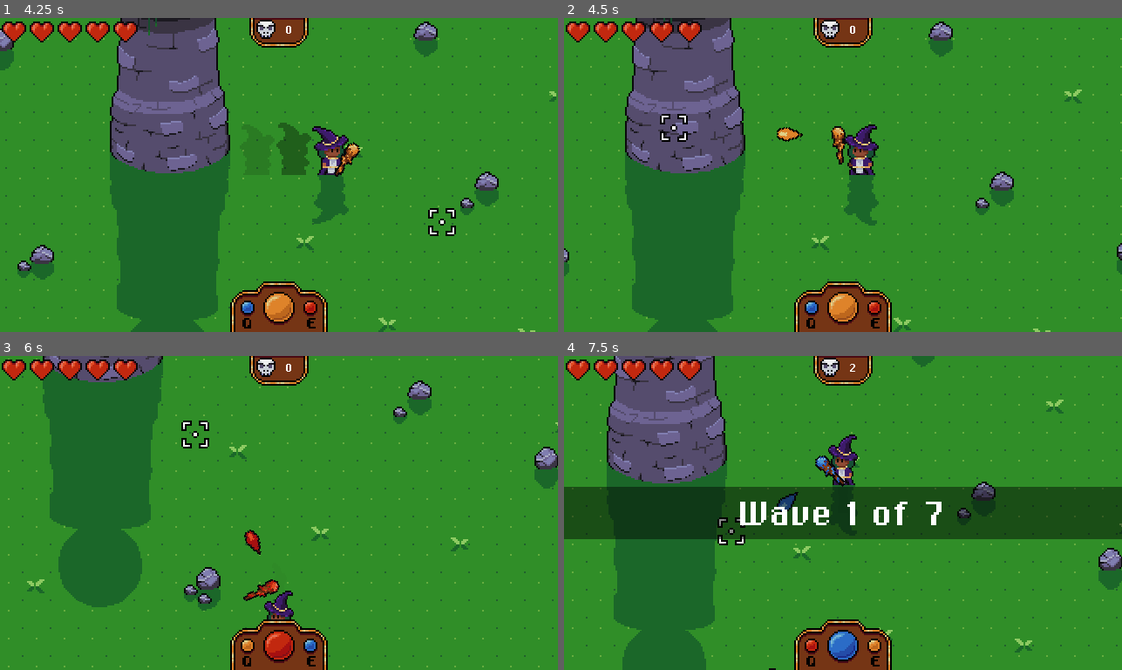
Above: before the commit, frames 1-4 (two rows, left to right).
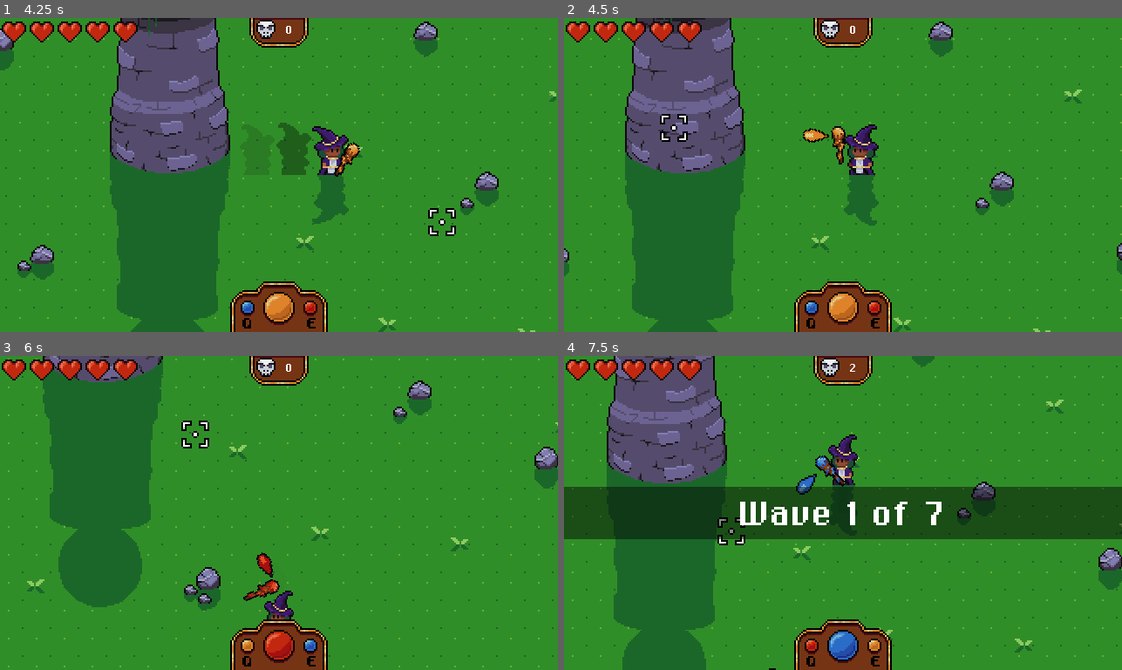
Above: after the commit, the same moments.

Repository: Triceru179/GameJam5
Game: Godot game, scene res://scenes/MainMenu.tscn
The game is run twice, just before and just after one commit, with the same random seed, the same clock (stepped at 60 frames per second) and the same inputs.
Inputs (mouse positions are in pixels of both pictures, inside the frame that each line leads up to):
- Up to frame 1 (4.25 s): tap Enter (ui_accept) at 0.5, 0.77, 1.52, 2.75, 3.02, 3.77 s; move the mouse to (401, 159) at 0.52 s; hold E (action_color_swap_right) 0.53-1.28 s; hold Right mouse button (action_dash) 0.53-1.28 s; move the mouse to (167, 190) at 1.27 s; hold S (action_down) 1.28-2.03 s; click (167, 190) at 1.35 s; move the mouse to (334, 105) at 2.02 s; hold E (action_color_swap_right) 2.03-2.78 s; hold Right mouse button (action_dash) 2.03-2.78 s; move the mouse to (251, 237) at 2.77 s; hold W (action_up) 2.78-3.53 s; click (251, 237) at 2.85 s; move the mouse to (446, 222) at 3.52 s; hold Q (action_color_swap_left) from 3.53 s (still down); hold Right mouse button (action_dash) from 3.53 s (still down)
- Up to frame 2 (4.5 s): keep holding Q (action_color_swap_left); move the mouse to (675, 127) at 4.27 s; release Right mouse button (action_dash) at 4.28 s; click (675, 127) at 4.35 s
- Up to frame 3 (6 s): tap Enter (ui_accept) at 4.52 s; move the mouse to (306, 513) at 5.02 s; release Q (action_color_swap_left) at 5.03 s; hold S (action_down) 5.03-5.78 s; hold Right mouse button (action_dash) 5.03-5.78 s; move the mouse to (195, 434) at 5.77 s; hold E (action_color_swap_right) from 5.78 s (still down); click (195, 434) at 5.85 s
- Up to frame 4 (7.5 s): tap Enter (ui_accept) at 6.02, 6.77 s; move the mouse to (965, 497) at 6.52 s; release E (action_color_swap_right) at 6.53 s; hold W (action_up) 6.53-7.28 s; hold Right mouse button (action_dash) 6.53-7.28 s; move the mouse to (731, 528) at 7.27 s; hold E (action_color_swap_right) from 7.28 s (still down); click (731, 528) at 7.35 s

Frame 1 is identical in both runs. In frame 2, 0.3% of the frame differs, in the area x 38-48%, y 34-40%; in frame 3, 0.3%, in the area x 43-50%, y 55-71%; in frame 4, 0.3%.

Commit message:
Projectile BUG FIXED

Diff:
--- a/actors/enemies/enemy.gd
+++ b/actors/enemies/enemy.gd
@@ -1,11 +1,5 @@
 extends Actor
 class_name Enemy
-
-const ENEMY_WAVE_UPGRADE = {
-	"3": 16,
-	"5": 16,
-	"7": 16,
-}
 
 var rnd_spd: float = 1
 
@@ -14,7 +8,7 @@
 
 func _ready():
 	._ready()
-	rnd_spd = randf() * 0.2 + 0.9
+	rnd_spd = randf() * 0.4 + 0.8
 
 func move(direction: Vector2):
 	var _er = move_and_slide(direction * actor_data.max_speed * rnd_spd)
@@ -22,9 +16,6 @@
 func setup_enemy(color_index: int, actual_wave: int = 0):
 	$BodyPaletteSwapper.change_palette(color_index)
 	current_color_index = color_index
-
-	if ENEMY_WAVE_UPGRADE.has(str(actual_wave)):
-		actor_data.attack.projectile_data.speed += ENEMY_WAVE_UPGRADE[str(actual_wave)]
 
 func attack(rotation_offset: float = 0):
 	var dir = Vector2.RIGHT
--- a/projectile/projectiles_data/Big.tres
+++ b/projectile/projectiles_data/Big.tres
@@ -7,5 +7,5 @@
 script = ExtResource( 1 )
 texture = ExtResource( 2 )
 hitbox_radius = 4
-speed = 32.0
+speed = 56.0
 rotation_speed = 0.0
--- a/projectile/projectiles_data/Medium.tres
+++ b/projectile/projectiles_data/Medium.tres
@@ -7,5 +7,5 @@
 script = ExtResource( 1 )
 texture = ExtResource( 2 )
 hitbox_radius = 3
-speed = 48.0
+speed = 72.0
 rotation_speed = 0.0
--- a/projectile/projectiles_data/PlayerMagicMissile.tres
+++ b/projectile/projectiles_data/PlayerMagicMissile.tres
@@ -7,5 +7,5 @@
 script = ExtResource( 1 )
 texture = ExtResource( 2 )
 hitbox_radius = 2
-speed = 256.0
+speed = 128.0
 rotation_speed = 0.0
--- a/projectile/projectiles_data/Small.tres
+++ b/projectile/projectiles_data/Small.tres
@@ -7,5 +7,5 @@
 script = ExtResource( 1 )
 texture = ExtResource( 2 )
 hitbox_radius = 2
-speed = 64.0
+speed = 88.0
 rotation_speed = 0.0
